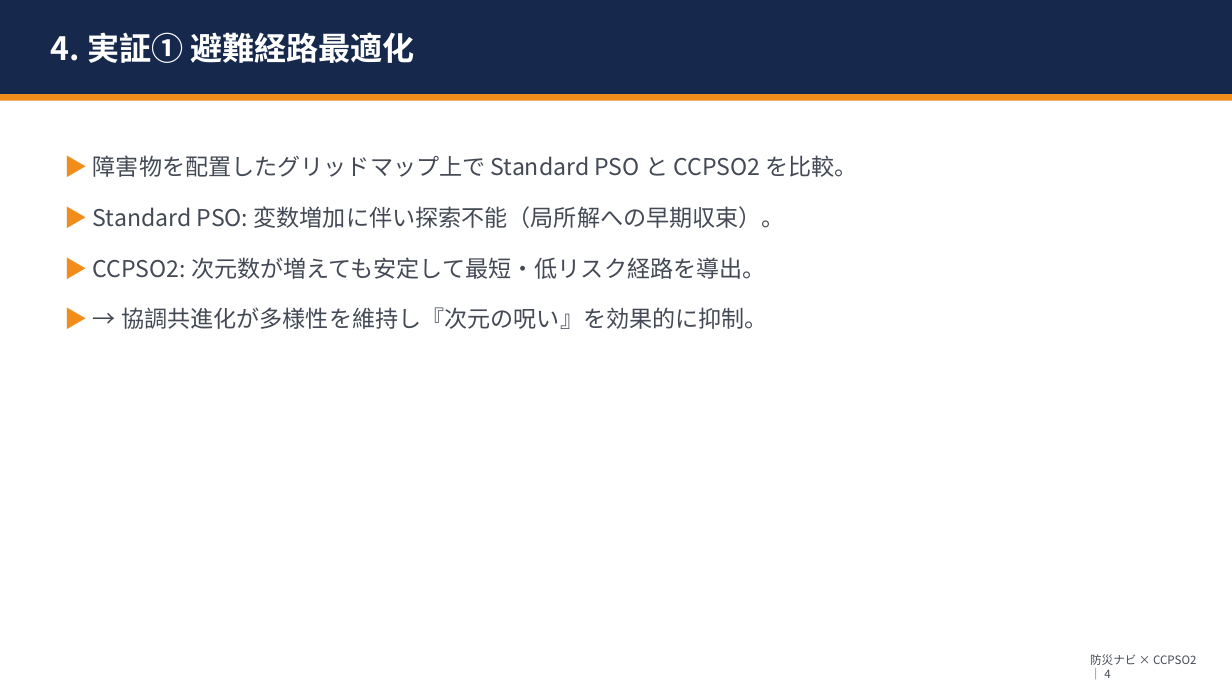
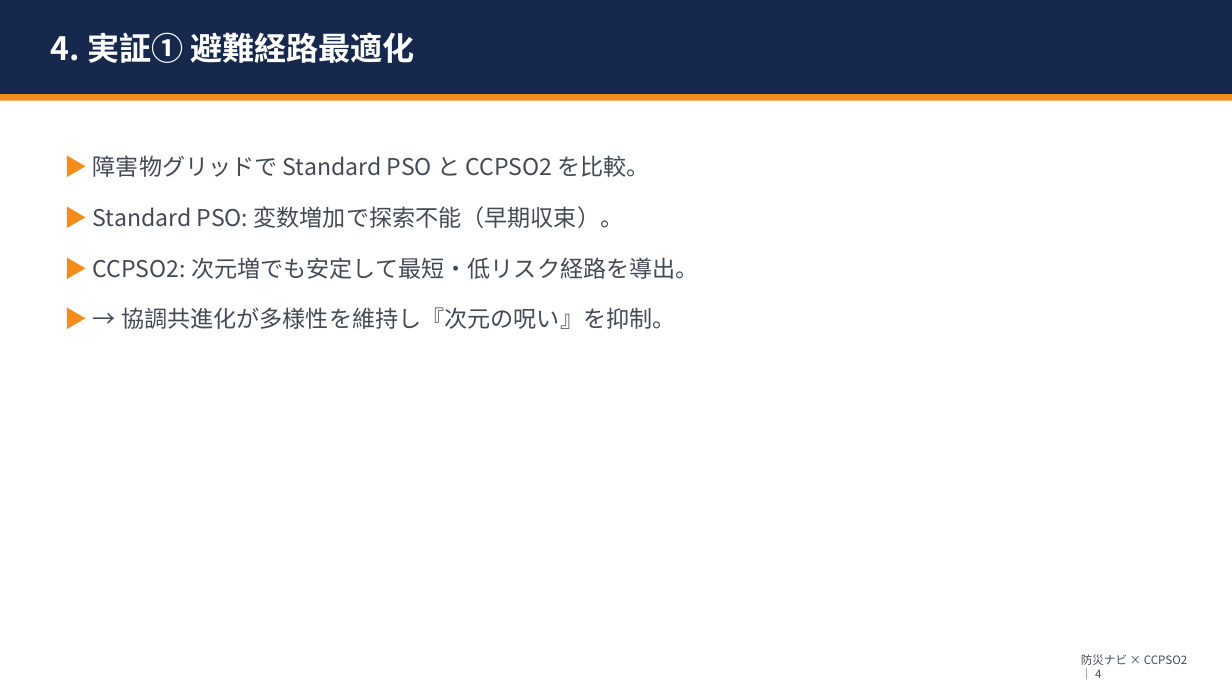
Before and after one commit to ntaku256/flood_pso, a slide deck: slide 5 of docs/特別研究_進捗整理_202606.pptx. Drawn at 1232x693 pixels with LibreOffice and Linux fonts; fonts in the diff are those of the drawing. Boxes give left, top, right and bottom in pixels: in the first picture for what was removed or moved away, otherwise in the second. Text is boxed around its words. In the diff, an @@ line names an element or a change of style, - is before the commit and + after.

```diff
--- a/docs/特別研究_進捗整理_202606.pptx
+++ b/docs/特別研究_進捗整理_202606.pptx
@@ text at [93, 155, 698, 329]: text changed @@
-▶ 障害物を配置したグリッドマップ上で Standard PSO と CCPSO2 を比較。
-▶ Standard PSO: 変数増加に伴い探索不能（局所解への早期収束）。
-▶ CCPSO2: 次元数が増えても安定して最短・低リスク経路を導出。
-▶ → 協調共進化が多様性を維持し『次元の呪い』を効果的に抑制。
+▶ 障害物グリッドで Standard PSO と CCPSO2 を比較。
+▶ Standard PSO: 変数増加で探索不能（早期収束）。
+▶ CCPSO2: 次元増でも安定して最短・低リスク経路を導出。
+▶ → 協調共進化が多様性を維持し『次元の呪い』を抑制。
@@ text "防災ナビ × CCPSO2 ｜ 4": place and size @@
-text "防災ナビ × CCPSO2 ｜ 4" at [1090, 654, 1196, 678]
+text "防災ナビ × CCPSO2 ｜ 4" at [1081, 654, 1187, 678]
```
Also in this commit, not shown: 10 other slides changed, 4 slides added, 3 slides removed, 48 other files.
